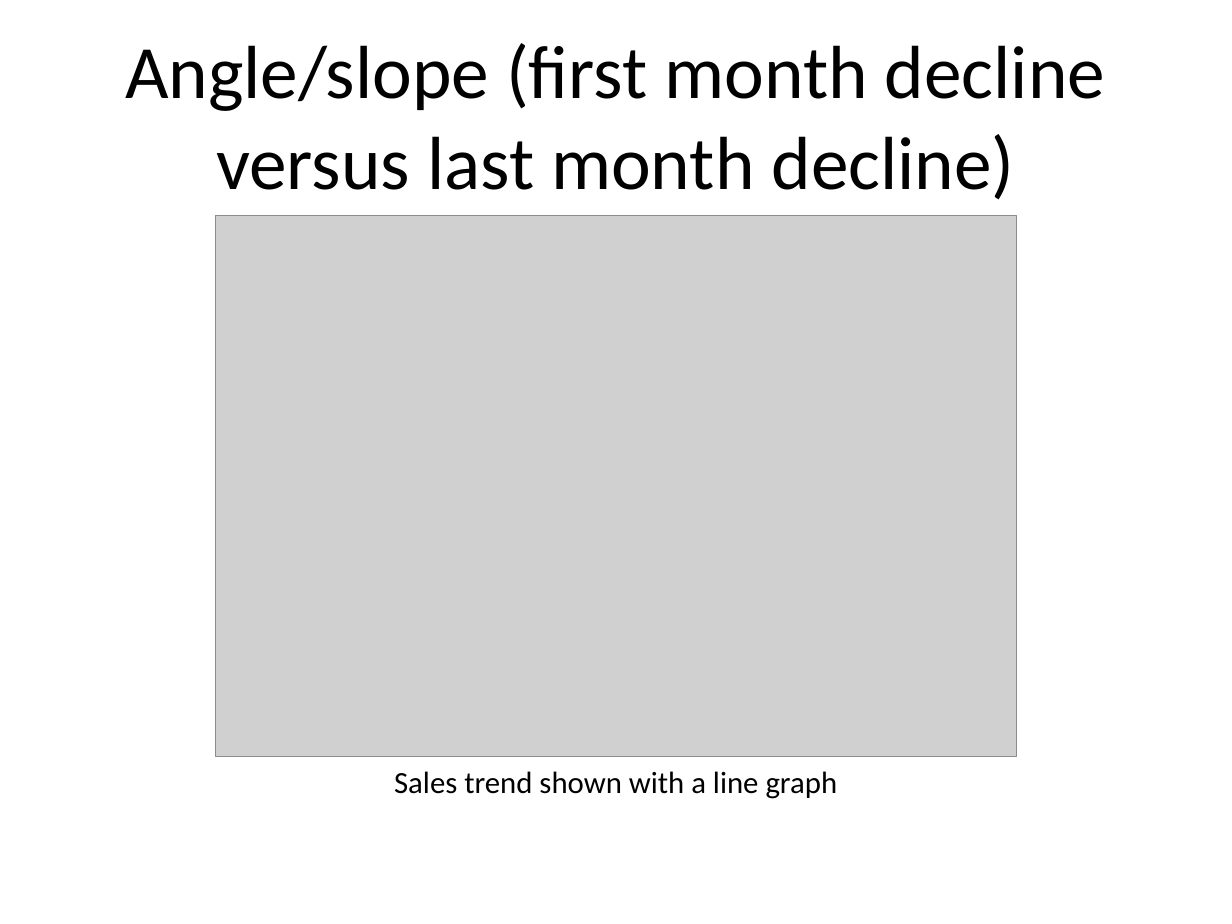
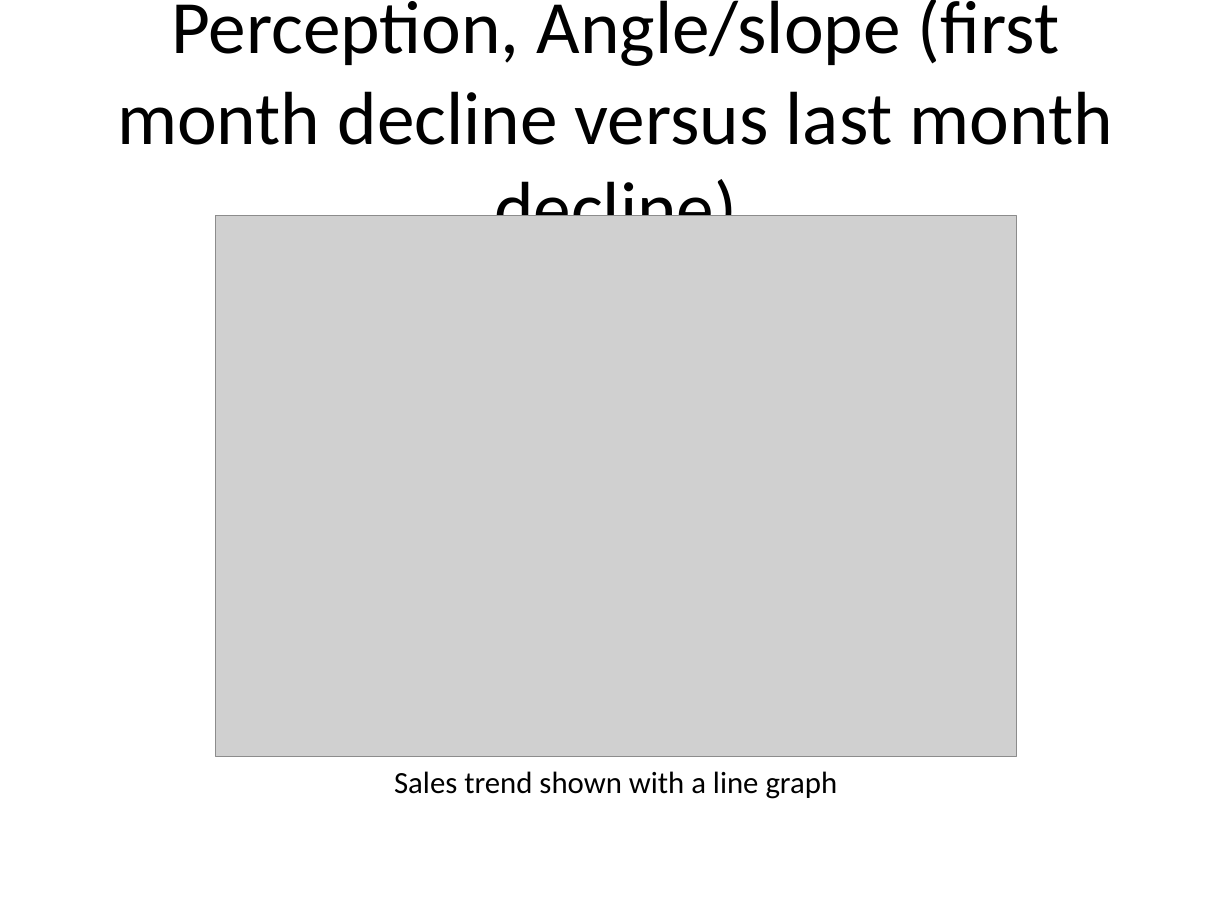
Before and after one commit to pmean/data-visualization, a slide deck: slide 43 of data-viz-02/src/v02-complete-lecture.pptx (slide 41 before the commit). Drawn at 1232x924 pixels with LibreOffice and Linux fonts; fonts in the diff are those of the drawing; grey boxes stand for pictures. Boxes give left, top, right and bottom in pixels: in the first picture for what was removed or moved away, otherwise in the second. Text is boxed around its words. In the diff, an @@ line names an element or a change of style, - is before the commit and + after.

```diff
--- a/data-viz-02/src/v02-complete-lecture.pptx
+++ b/data-viz-02/src/v02-complete-lecture.pptx
@@ title at bbox=[117, 0, 1113, 216]: text changed @@
-Angle/slope (first month decline versus last month decline)
+Perception, Angle/slope (first month decline versus last month decline)
```
Also in this commit, not shown: 88 other slides changed, 15 slides added, 2 slides removed, 20 other files.
